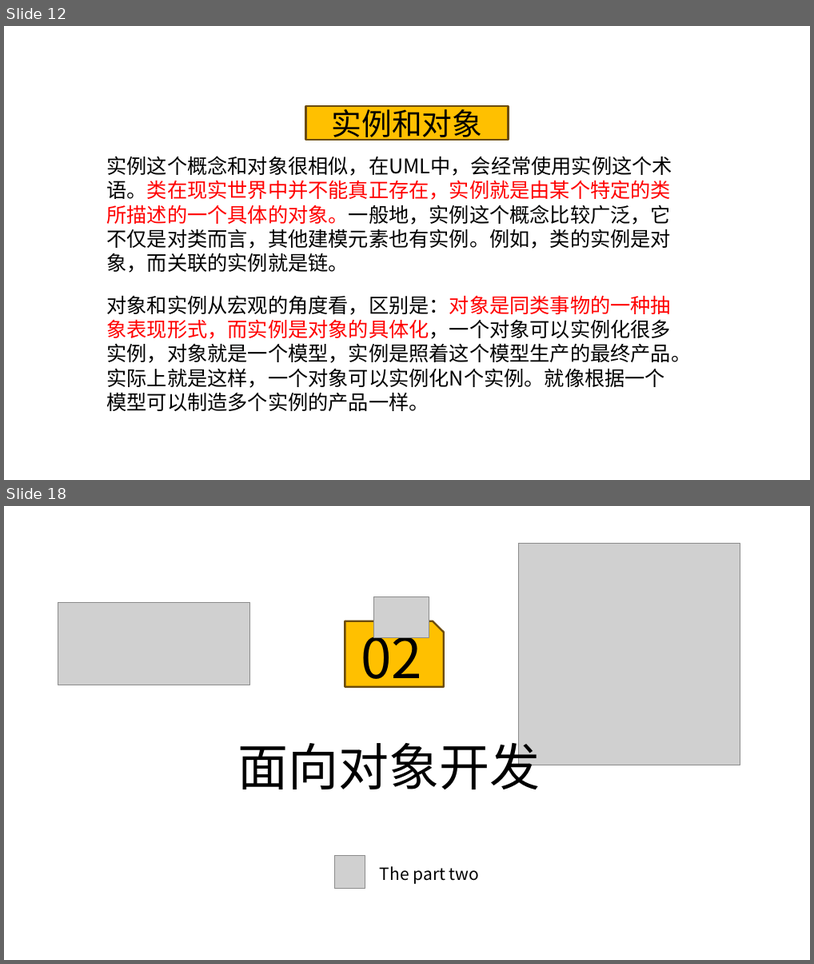
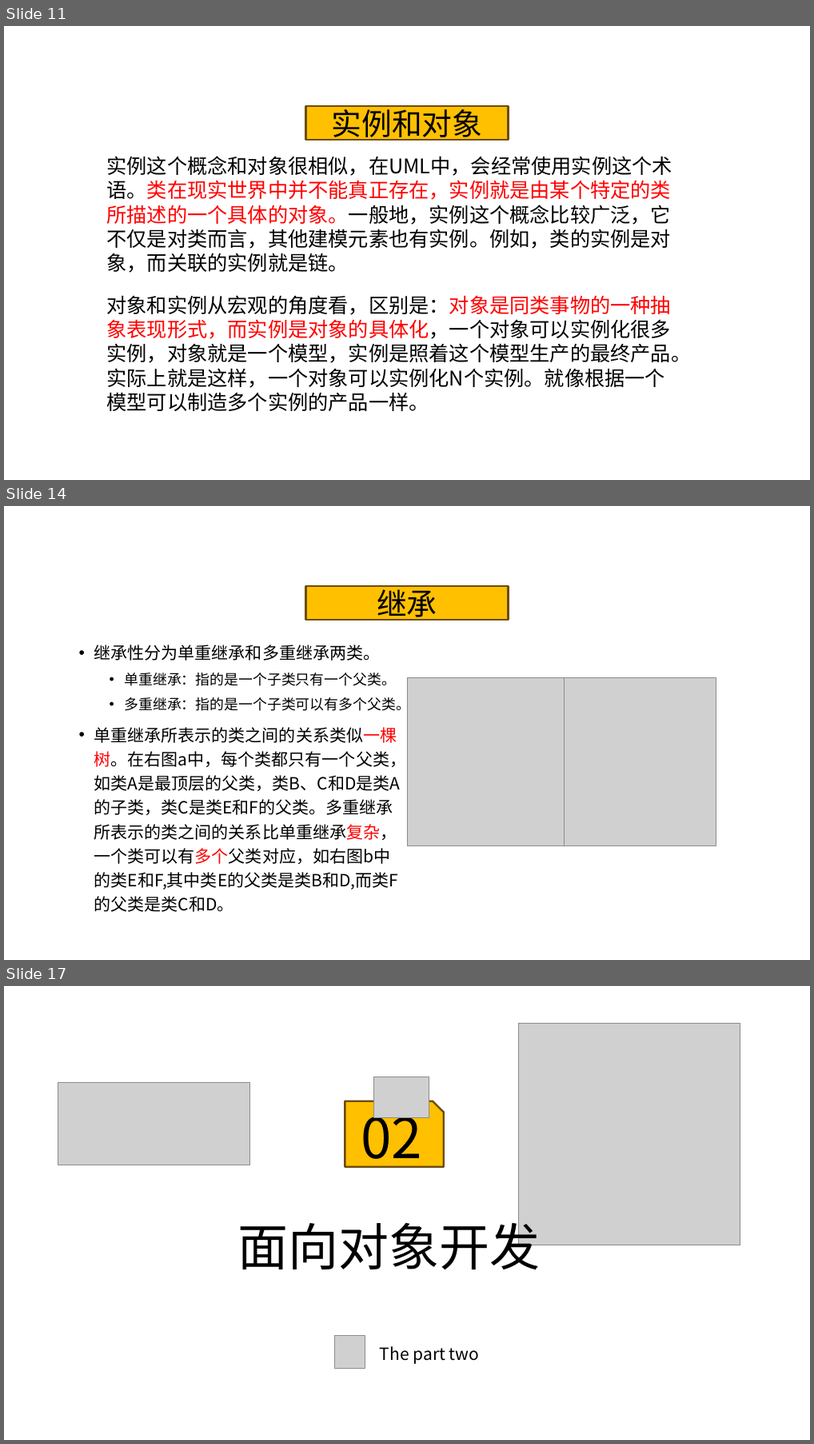
Before and after one commit to on6nx/requirement, a slide deck: uml2/G07翻转课堂2(3.20).pptx. Shown one above the other, each under a label of ours: slides 12 and 18 before the commit, slides 11, 14 and 17 after it; the slides between them are not shown. The pictures are 814x964 and 814x1444 pixels, drawn with LibreOffice and Linux fonts; fonts in the diff are those of the drawing; grey boxes stand for pictures; background and template pictures are left out. Boxes give left, top, right and bottom in pixels: in the first picture for what was removed or moved away, otherwise in the second. Text is boxed around its words. In the diff, an @@ line names an element or a change of style, - is before the commit and + after.

```diff
--- a/uml2/G07翻转课堂2(3.20).pptx
+++ b/uml2/G07翻转课堂2(3.20).pptx
@@ slide 14 added at <box>4,506,810,960</box>, background picture (left out) @@
@@ rounded rectangle added at <box>306,587,509,620</box>, fill #FFC000, outline #6B4C0E 2.25 pt, 36 pt, text #000000 @@
+继承
@@ text added at <box>94,644,410,912</box>, 20 pt, text #000000 @@
+• 继承性分为单重继承和多重继承两类。
+  • 单重继承：指的是一个子类只有一个父类。
+  • 多重继承：指的是一个子类可以有多个父类。
+• 单重继承所表示的类之间的关系类似一棵树。在右图a中，每个类都只有一个父类，如类A是最顶层的父类，类B、C和D是类A的子类，类C是类E和F的父类。多重继承所表示的类之间的关系比单重继承复杂，一个类可以有多个父类对应，如右图b中的类E和F,其中类E的父类是类B和D,而类F的父类是类C和D。
@@ freeform shape added at <box>479,631,525,669</box>, fill #FFFFFF @@
@@ picture added at <box>407,677,565,846</box> @@
@@ picture added at <box>565,677,717,846</box> @@
@@ what was slide 12 is now slide 11 @@
@@ what was slide 18 is now slide 17 @@
```
Also in this commit, not shown: 10 slides changed, 1 other slide added, 2 slides removed.
